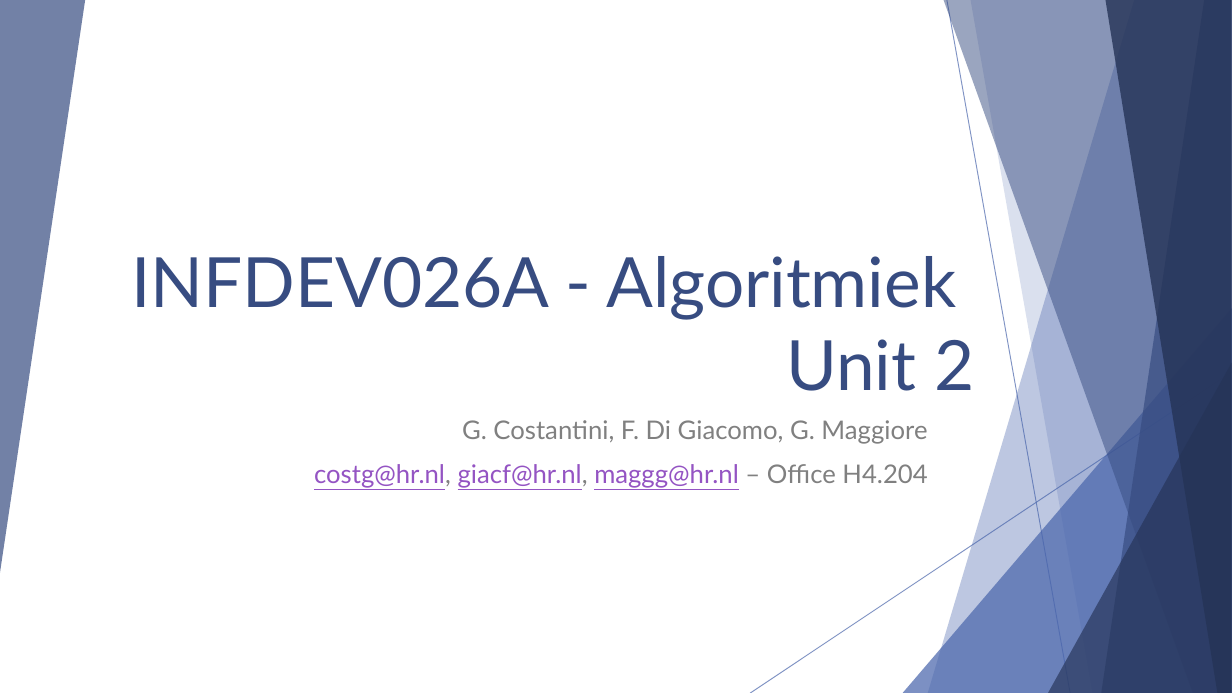
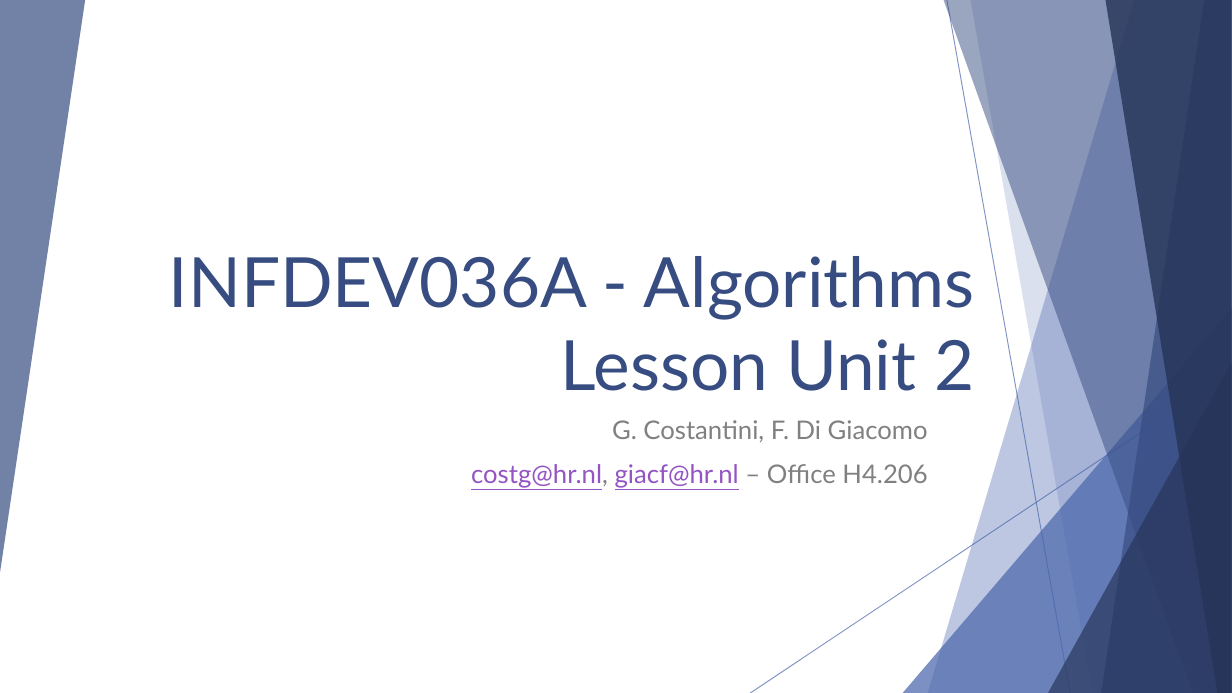
Before and after one commit to FurkanAndac/Development-6A, a slide deck: slide 1 of Lesson slides/Unit 2 - Sorting algorithms.pptx. Drawn at 1232x693 pixels with LibreOffice and Linux fonts; fonts in the diff are those of the drawing. Boxes give left, top, right and bottom in pixels: in the first picture for what was removed or moved away, otherwise in the second. Text is boxed around its words. In the diff, an @@ line names an element or a change of style, - is before the commit and + after.

```diff
--- a/Lesson slides/Unit 2 - Sorting algorithms.pptx
+++ b/Lesson slides/Unit 2 - Sorting algorithms.pptx
@@ title at bbox=[169, 256, 974, 391]: text changed @@
-INFDEV026A - Algoritmiek
-Unit 2
+INFDEV036A - Algorithms
+Lesson Unit 2
@@ subtitle at bbox=[471, 420, 928, 488]: text changed @@
-G. Costantini, F. Di Giacomo, G. Maggiore
-costg@hr.nl, giacf@hr.nl, maggg@hr.nl – Office H4.204
+G. Costantini, F. Di Giacomo
+costg@hr.nl, giacf@hr.nl – Office H4.206
```
Also in this commit, not shown: 41 other slides changed, 1 slide added.
